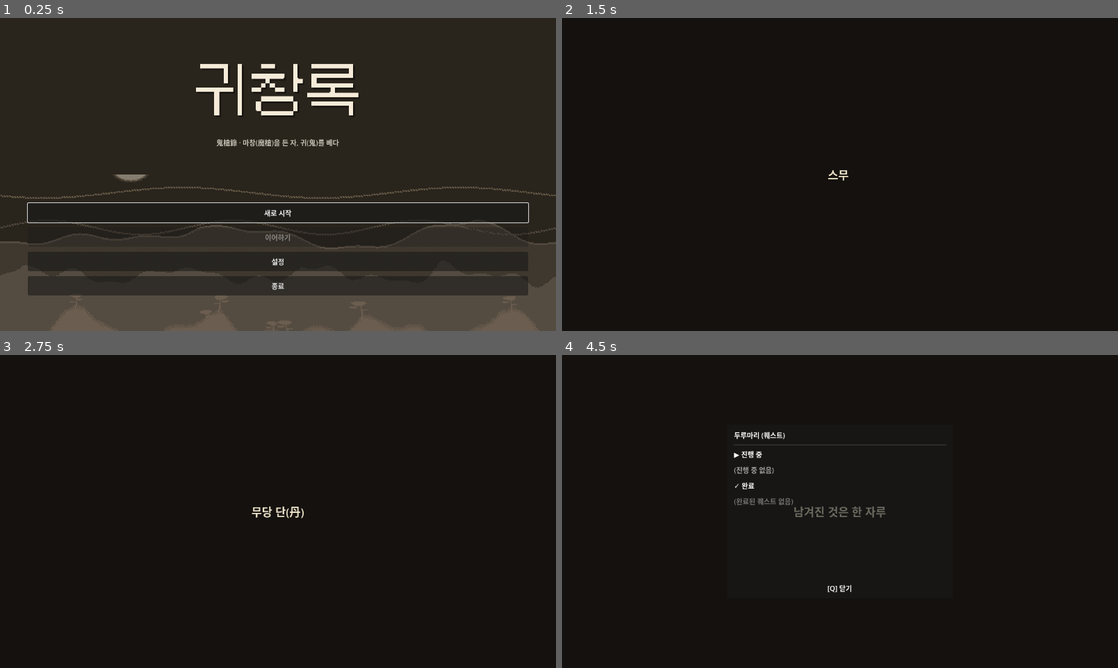
Above: before the commit, frames 1-4 (two rows, left to right).
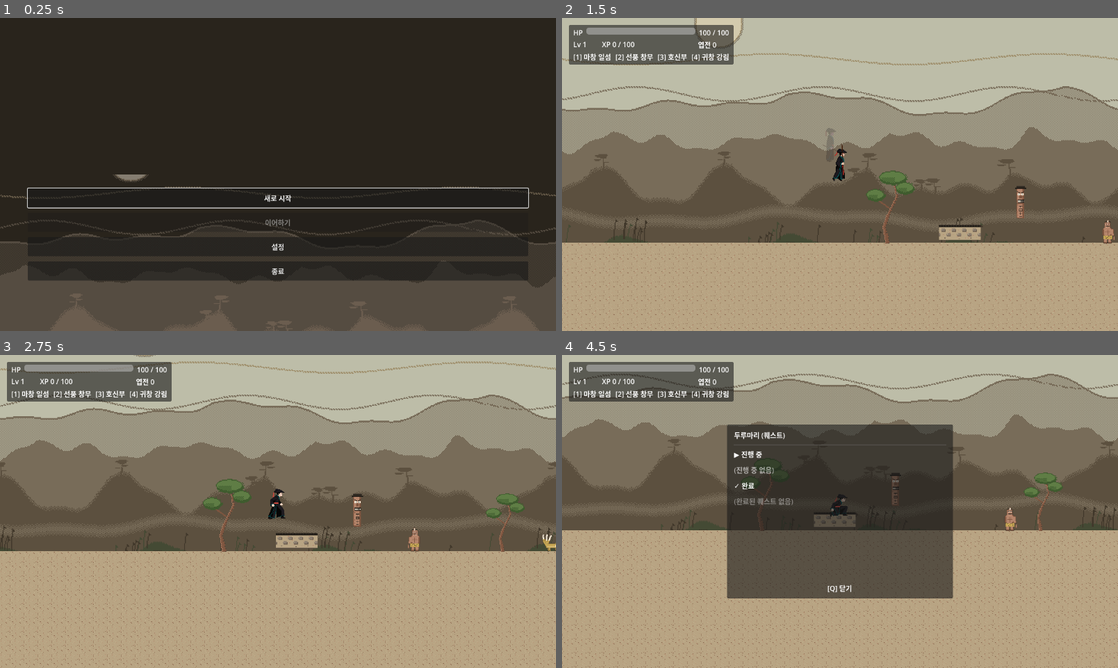
Above: after the commit, the same moments.

Repository: ksjmgrkks/joseon-rpg
Game: Godot game, scene res://scenes/ui/MainMenu.tscn
Same seed, same stepped clock (60 frames per second), same inputs: the game is played once before the commit and once after it.
Inputs (mouse positions are in pixels of both pictures, inside the frame that each line leads up to):
- Up to frame 1 (0.25 s): no input
- Up to frame 2 (1.5 s): click "새로 시작" at 0.5 s; tap Enter (ui_accept) at 1.25 s; move the mouse to (962, 158) at 1.27 s; hold D (move_right) from 1.28 s (still down); hold Ctrl (attack) from 1.28 s (still down); click (962, 158) at 1.42 s
- Up to frame 3 (2.75 s): keep holding D (move_right); tap Alt (jump) at 1.52, 2.27 s; move the mouse to (166, 527) at 2.02 s; release Ctrl (attack) at 2.03 s; tap Shift (dodge) at 2.1 s
- Up to frame 4 (4.5 s): move the mouse to (895, 442) at 2.77 s; release D (move_right) at 2.78 s; hold A (move_left) 2.78-3.53 s; hold Space (interact) 2.78-3.53 s; move the mouse to (812, 574) at 3.52 s; hold D (move_right) from 3.53 s (still down); tap Q (quest_log) at 3.6 s; click (812, 574) at 3.67 s; tap Alt (jump) at 3.77 s; move the mouse to (1006, 558) at 4.27 s; tap 9 at 4.35 s

The runs differ from the first frame. In frame 1, 9.5% of the frame differs, in the area x 4-96%, y 14-89%; in frame 2, 100%, in the area x 0-100%, y 0-100%; in frame 3, 100%; in frame 4, 99%.

Commit message:
feat(gameplay): 스토리 제거 — 전투-클리어 전용 모드(GAMEPLAY_ONLY)
게임성 우선 단계: 대화·NPC·퀘스트·상점·타이틀 컨셉을 빼고
'몬스터 잡고 클리어'만 남김. 코드/데이터는 보존(되살리기 쉽게).

- stage.gd: GAMEPLAY_ONLY 모드 + CHAIN(전투 스테이지 직선 흐름)
  foothills→forest_deep→ruined_temple→mountain_pass→sacred_altar.
  NPC/대사/퀘스트/스토리픽업/auto_quest 스킵, 전진 결계+출구 합성,
  마지막은 Clear 화면. (GAMEPLAY_ONLY=false 면 기존 흐름 복구)
- Clear.tscn + clear_screen.gd 신규 (스토리 엔딩 대체)
- main_menu.gd: 제목/로고/컨셉 숨김, 새 게임→첫 전투 스테이지(프롤로그 X)
- scene_manager.gd: NON_GAMEPLAY_SCENES += Clear
- tests/test_gameplay_chain: 체인 5스테이지 구조 검증
- 검증: 헤드리스 31/31 그린 + 메뉴/스테이지/클리어 스크린샷

Co-Authored-By: Claude Opus 4.8 <noreply@anthropic.com>

Diff:
--- /dev/null
+++ b/scenes/ui/Clear.tscn
@@ -0,0 +1,53 @@
+[gd_scene load_steps=2 format=3 uid="uid://b1clear0screen01"]
+
+[ext_resource type="Script" path="res://scripts/ui/clear_screen.gd" id="1_clear"]
+
+[node name="Clear" type="Control"]
+layout_mode = 3
+anchors_preset = 15
+anchor_right = 1.0
+anchor_bottom = 1.0
+script = ExtResource("1_clear")
+
+[node name="Bg" type="ColorRect" parent="."]
+layout_mode = 1
+anchors_preset = 15
+anchor_right = 1.0
+anchor_bottom = 1.0
+color = Color(0.1, 0.09, 0.11, 1)
+
+[node name="Margin" type="MarginContainer" parent="."]
+layout_mode = 1
+anchors_preset = 8
+anchor_left = 0.5
+anchor_top = 0.5
+anchor_right = 0.5
+anchor_bottom = 0.5
+offset_left = -200.0
+offset_top = -120.0
+offset_right = 200.0
+offset_bottom = 120.0
+grow_horizontal = 2
+grow_vertical = 2
+
+[node name="VBox" type="VBoxContainer" parent="Margin"]
+layout_mode = 2
+theme_override_constants/separation = 18
+
+[node name="Title" type="Label" parent="Margin/VBox"]
+layout_mode = 2
+text = "모든 적을 물리쳤다 — 클리어!"
+horizontal_alignment = 1
+
+[node name="Sep" type="HSeparator" parent="Margin/VBox"]
+layout_mode = 2
+
+[node name="RetryBtn" type="Button" parent="Margin/VBox"]
+custom_minimum_size = Vector2(0, 48)
+layout_mode = 2
+text = "다시 도전"
+
+[node name="MenuBtn" type="Button" parent="Margin/VBox"]
+custom_minimum_size = Vector2(0, 48)
+layout_mode = 2
+text = "처음으로"
--- a/scripts/scene/scene_manager.gd
+++ b/scripts/scene/scene_manager.gd
@@ -24,6 +24,7 @@
     "SettingsMenu": true,
     "Ending": true,
     "Prologue": true,
+    "Clear": true,
 }
 
 @export var autosave_on_scene_change: bool = true
--- /dev/null
+++ b/scripts/ui/clear_screen.gd
@@ -0,0 +1,32 @@
+extends Control
+##
+## 클리어 화면 — 마지막 전투 스테이지를 끝내면 표시. (스토리 엔딩 대체)
+##
+
+const FIRST_STAGE := "res://scenes/levels/Foothills.tscn"
+const MENU := "res://scenes/ui/MainMenu.tscn"
+
+
+func _ready() -> void:
+    $Margin/VBox/RetryBtn.pressed.connect(_on_retry)
+    $Margin/VBox/MenuBtn.pressed.connect(_on_menu)
+    $Margin/VBox/RetryBtn.call_deferred("grab_focus")
+
+
+func _reset() -> void:
+    Flags.clear()
+    Inventory.clear()
+    if Equipment:
+        Equipment.clear()
+    PlayerStats.reset()
+    if SkillManager:
+        SkillManager.reset_cooldowns()
+
+
+func _on_retry() -> void:
+    _reset()
+    SceneManager.change_scene(FIRST_STAGE)
+
+
+func _on_menu() -> void:
+    SceneManager.change_scene(MENU)
--- a/scripts/ui/main_menu.gd
+++ b/scripts/ui/main_menu.gd
@@ -3,8 +3,7 @@
 ## 메인 메뉴 — 새로 시작·이어하기(슬롯 선택)·설정·종료.
 ##
 
-const START_LEVEL_PATH := "res://scenes/levels/Village.tscn"
-const PROLOGUE_PATH := "res://scenes/ui/Prologue.tscn"
+const START_LEVEL_PATH := "res://scenes/levels/Foothills.tscn"   # 전투 체인 1번
 const SETTINGS_PATH := "res://scenes/ui/SettingsMenu.tscn"
 
 # 저장 메타의 지역명(SaveManager.AREA_LABELS) → 씬 경로 역매핑 (이어하기 복귀용)
@@ -37,6 +36,12 @@
 
 func _ready() -> void:
     _apply_locale()
+    # 게임성 우선 단계: 제목·로고·컨셉 부제 숨김(스토리 추가 시 되살림).
+    if title_label:    title_label.visible = false
+    if subtitle_label: subtitle_label.visible = false
+    var logo := get_node_or_null("TitleLogo")
+    if logo:
+        logo.visible = false
     Locale.locale_changed.connect(_on_locale_changed)
     new_btn.pressed.connect(_on_new)
     continue_btn.pressed.connect(_on_continue)
@@ -70,13 +75,13 @@
 
 
 func _on_new() -> void:
-    # 새로 시작 — 진행 상태 초기화 후 프롤로그(서사 도입) → 마을
+    # 새로 시작 — 진행 상태 초기화 후 곧장 첫 전투 스테이지(스토리/프롤로그 없음)
     Flags.clear()
     Inventory.clear()
     if Equipment: Equipment.clear()
     PlayerStats.reset()
     if SkillManager: SkillManager.reset_cooldowns()
-    SceneManager.change_scene(PROLOGUE_PATH)
+    SceneManager.change_scene(START_LEVEL_PATH)
 
 
 func _on_continue() -> void:
--- a/scripts/world/stage.gd
+++ b/scripts/world/stage.gd
@@ -32,6 +32,23 @@
 const GROUND_Y := 700.0
 const GROUND_TOP := 684          # 지면 윗면 y (시각 타일 상단)
 
+# ─────────── 게임성 우선 모드(스토리 제거): 전투-클리어 전용 ───────────
+# true 면 NPC·대사·퀘스트·스토리 픽업·자동퀘스트를 빌드하지 않고,
+# 아래 CHAIN(전투 스테이지 직선 흐름)대로 전진 게이트+출구만 합성한다.
+# 스토리를 되살리려면 GAMEPLAY_ONLY 를 false 로만 바꾸면 기존 데이터 흐름이 복구된다.
+const GAMEPLAY_ONLY := true
+const CHAIN := ["foothills", "forest_deep", "ruined_temple", "mountain_pass", "sacred_altar"]
+const CHAIN_TSCN := {
+    "foothills": "res://scenes/levels/Foothills.tscn",
+    "forest_deep": "res://scenes/levels/ForestDeep.tscn",
+    "ruined_temple": "res://scenes/levels/RuinedTemple.tscn",
+    "mountain_pass": "res://scenes/levels/MountainPass.tscn",
+    "sacred_altar": "res://scenes/levels/SacredAltar.tscn",
+}
+const CLEAR_SCENE := "res://scenes/ui/Clear.tscn"
+const FWD_GATE_X := 1360.0       # 전진 차단 결계 x
+const FWD_EXIT_X := 1500.0       # 전진 출구 x (결계 너머)
+
 @export var stage_id: String = ""
 
 
@@ -39,6 +56,9 @@
     var data := _load()
     if data.is_empty():
         push_error("[Stage] stage json 없음: %s" % stage_id)
+        return
+    if GAMEPLAY_ONLY:
+        _build_gameplay(data)
         return
     # 이미 클리어한 구간(게이트 flag 셋)이면 적·게이트를 다시 만들지 않음 — 되돌아가도 재전투 X.
     var cleared := _is_cleared(data.get("gates", []))
@@ -239,28 +259,80 @@
 
 
 func _build_exits(exits: Array) -> void:
-    var exit_script: Script = load("res://scripts/scene/level_exit.gd")
     for x in exits:
         if not (x is Dictionary):
             continue
-        var area := Area2D.new()
-        area.collision_mask = 1
-        area.set_script(exit_script)
-        area.position = Vector2(float(x.get("x", 1560)), float(x.get("y", 620)))
-        area.target_scene = String(x.get("target", ""))
-        area.target_entry = StringName(String(x.get("entry", "default")))
-        var cs := CollisionShape2D.new()
-        var shape := RectangleShape2D.new()
-        shape.size = Vector2(32, 96)
-        cs.shape = shape
-        area.add_child(cs)
-        # 표식 (반투명 기둥)
-        var mark := ColorRect.new()
-        mark.color = _col(x.get("color", null), Color(0.55, 0.5, 0.3, 0.5))
-        mark.offset_left = -16; mark.offset_top = -48
-        mark.offset_right = 16; mark.offset_bottom = 48
-        area.add_child(mark)
-        add_child(area)
+        _spawn_exit(float(x.get("x", 1560)), String(x.get("target", "")),
+            String(x.get("entry", "default")), _col(x.get("color", null), Color(0.55, 0.5, 0.3, 0.5)),
+            float(x.get("y", 620)))
+
+
+## 출구 영역 1개 생성(전진/스토리 공용).
+func _spawn_exit(x: float, target: String, entry: String, color: Color, y: float = 620.0) -> void:
+    if target.is_empty():
+        return
+    var area := Area2D.new()
+    area.collision_mask = 1
+    area.set_script(load("res://scripts/scene/level_exit.gd"))
+    area.position = Vector2(x, y)
+    area.target_scene = target
+    area.target_entry = StringName(entry)
+    var cs := CollisionShape2D.new()
+    var shape := RectangleShape2D.new()
+    shape.size = Vector2(32, 96)
+    cs.shape = shape
+    area.add_child(cs)
+    var mark := ColorRect.new()
+    mark.color = color
+    mark.offset_left = -16; mark.offset_top = -48
+    mark.offset_right = 16; mark.offset_bottom = 48
+    area.add_child(mark)
+    add_child(area)
+
+
+# ─────────── 게임성 우선(전투-클리어 전용) 빌드 ───────────
+func _build_gameplay(data: Dictionary) -> void:
+    var clear_flag := _clear_flag(data)
+    var cleared := clear_flag != "" and Flags.has_flag(clear_flag)
+    _build_backdrop(data.get("backdrop", {}))
+    _build_ground(data.get("ground", {}))
+    _build_props(data.get("props", []))
+    _build_entries(data.get("entries", []))
+    var has_enemies := (data.get("enemies", []) as Array).size() > 0
+    if not cleared:
+        _build_enemies(data.get("enemies", []))
+    # 전진 차단 결계 — 신규 진입 + 적이 있을 때만(적 0 처치 시 자동 개방)
+    if not cleared and has_enemies:
+        var gate := Node2D.new()
+        gate.set_script(load("res://scripts/world/combat_gate.gd"))
+        gate.position = Vector2(FWD_GATE_X, 600)
+        gate.open_flag = clear_flag
+        gate.gate_height = 260
+        add_child(gate)
+    # 전진 출구 — 다음 전투 스테이지, 마지막이면 클리어 화면
+    _spawn_exit(FWD_EXIT_X, _next_target(), "default", Color(0.5, 0.55, 0.4, 0.5))
+    _build_player(data)
+    _build_ui()
+
+
+## 클리어 판정 플래그: JSON 게이트에 명시돼 있으면 그걸, 없으면 "<stage_id>_cleared".
+func _clear_flag(data: Dictionary) -> String:
+    var gates = data.get("gates", [])
+    if gates is Array and gates.size() > 0 and gates[0] is Dictionary:
+        var f := String(gates[0].get("flag", ""))
+        if f != "":
+            return f
+    return stage_id + "_cleared"
+
+
+## 체인상의 다음 목적지(.tscn). 마지막이면 클리어 화면, 체인 밖이면 체인 시작.
+func _next_target() -> String:
+    var idx := CHAIN.find(stage_id)
+    if idx >= 0 and idx + 1 < CHAIN.size():
+        return CHAIN_TSCN[CHAIN[idx + 1]]
+    if idx == CHAIN.size() - 1:
+        return CLEAR_SCENE
+    return CHAIN_TSCN[CHAIN[0]]
 
 
 ## 게이트 중 하나라도 open_flag 가 이미 셋이면 이 구간은 클리어된 것으로 본다.
--- /dev/null
+++ b/tests/test_gameplay_chain.gd
@@ -0,0 +1,72 @@
+extends Node
+## 게임성 우선(전투-클리어 전용) 모드 검증:
+## 체인 스테이지가 ① 적 스폰 ② NPC/자동대사 0 ③ 전진 게이트+출구 ④ 마지막은 Clear 로 연결.
+const PASS := "PASS"
+const FAIL := "FAIL"
+
+const CHAIN := {
+	"res://scenes/levels/Foothills.tscn": "res://scenes/levels/ForestDeep.tscn",
+	"res://scenes/levels/ForestDeep.tscn": "res://scenes/levels/RuinedTemple.tscn",
+	"res://scenes/levels/RuinedTemple.tscn": "res://scenes/levels/MountainPass.tscn",
+	"res://scenes/levels/MountainPass.tscn": "res://scenes/levels/SacredAltar.tscn",
+	"res://scenes/levels/SacredAltar.tscn": "res://scenes/ui/Clear.tscn",
+}
+
+
+func _ready() -> void:
+	print("=== test_gameplay_chain ===")
+	var results: Array = []
+	for src in CHAIN:
+		results.append(await _check(src, CHAIN[src]))
+	var passed := 0
+	for r in results:
+		print("[%s] %s" % [r.status, r.name])
+		if r.status == FAIL:
+			print("  reason: %s" % r.reason)
+		else:
+			passed += 1
+	print("=== %d/%d passed ===" % [passed, results.size()])
+	get_tree().quit(0 if passed == results.size() else 1)
+
+
+func _find(node: Node, cls: String) -> Array:
+	var out: Array = []
+	for c in node.get_children():
+		if c.get_class() == "Node2D" and c.get_script() != null and (c as Object).get_script().get_global_name() == cls:
+			out.append(c)
+		if c is Area2D and c.get_script() != null and (c as Object).get_script().get_global_name() == cls:
+			out.append(c)
+		out.append_array(_find(c, cls))
+	return out
+
+
+func _check(src: String, expect_target: String) -> Dictionary:
+	Flags.clear()
+	var nm := src.get_file().get_basename()
+	var s: Node = load(src).instantiate()
+	add_child(s)
+	await get_tree().process_frame
+	await get_tree().process_frame
+	# 적 스폰
+	var enemies := get_tree().get_nodes_in_group("enemy").size()
+	# NPC / 자동대사 없음
+	var npcs := _find(s, "Npc").size()
+	var autodlg := _find(s, "AutoDialogue").size()
+	# 전진 출구 + 게이트
+	var exits := _find(s, "LevelExit")
+	var gates := _find(s, "CombatGate")
+	var fwd_ok := false
+	for e in exits:
+		if String(e.target_scene) == expect_target:
+			fwd_ok = true
+	s.queue_free()
+	await get_tree().process_frame
+	if enemies <= 0:
+		return {"name": nm, "status": FAIL, "reason": "적 미스폰"}
+	if npcs != 0 or autodlg != 0:
+		return {"name": nm, "status": FAIL, "reason": "스토리 잔존 npc=%d autodlg=%d" % [npcs, autodlg]}
+	if not fwd_ok:
+		return {"name": nm, "status": FAIL, "reason": "전진 출구 target!=%s (exits=%d)" % [expect_target, exits.size()]}
+	if gates.size() <= 0:
+		return {"name": nm, "status": FAIL, "reason": "전투 게이트 없음"}
+	return {"name": nm, "status": PASS, "reason": ""}
--- /dev/null
+++ b/tests/test_gameplay_chain.tscn
@@ -0,0 +1,6 @@
+[gd_scene load_steps=2 format=3 uid="uid://b3gameplaychain01"]
+
+[ext_resource type="Script" path="res://tests/test_gameplay_chain.gd" id="1_gc"]
+
+[node name="TestGameplayChain" type="Node"]
+script = ExtResource("1_gc")
Not shown, added: scripts/ui/clear_screen.gd.uid
Not shown, added: tests/test_gameplay_chain.gd.uid
Not shown, changed: HANDOFF.md
